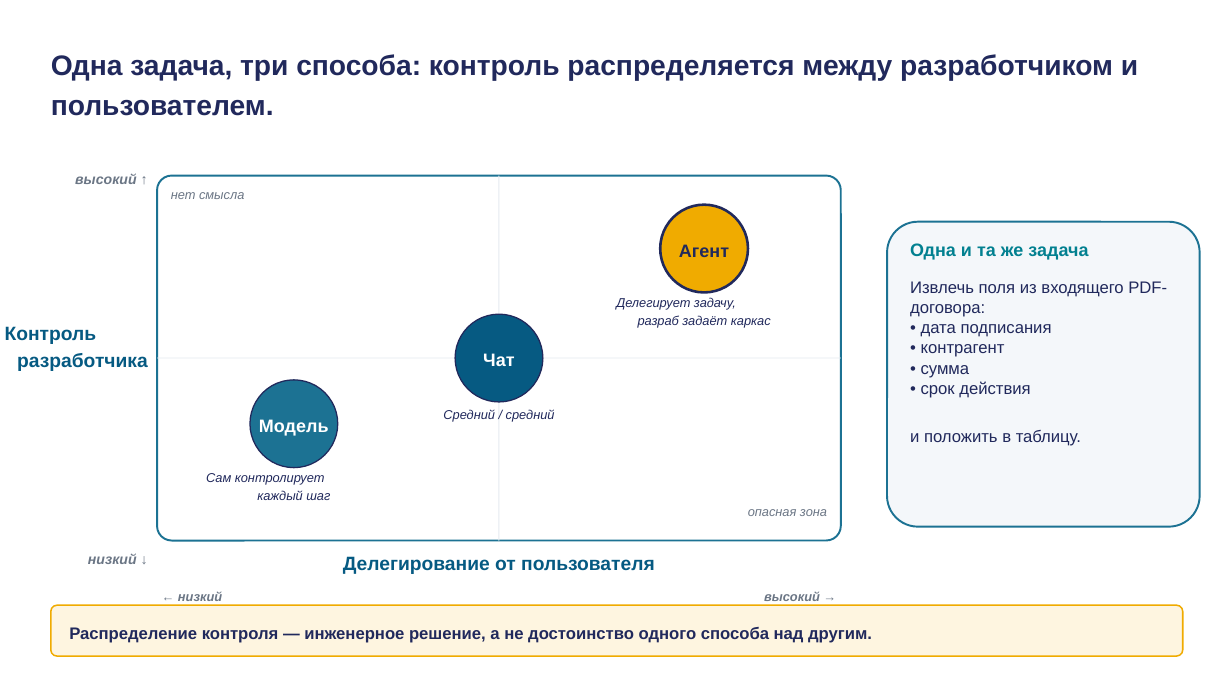
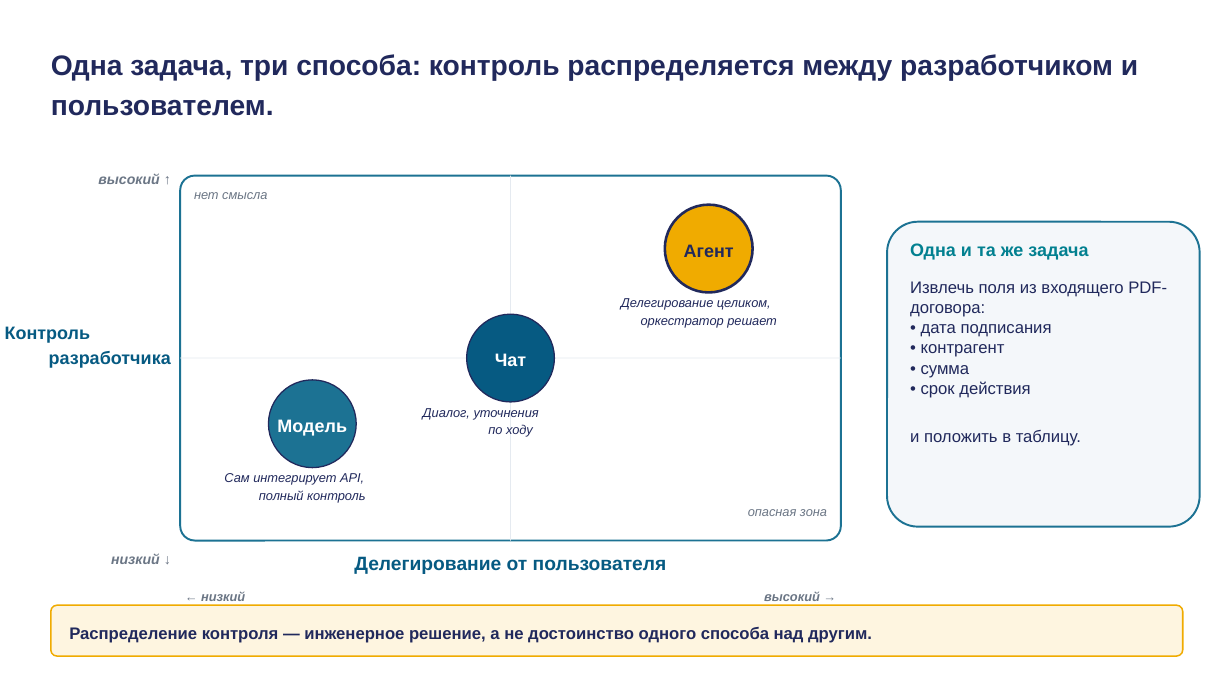
Before and after one commit to tellina-study/AI-usage-lessons, a slide deck: slide 15 of library/lectures/lec-01/rendered/lec-01.pptx. Drawn at 1232x693 pixels with LibreOffice and Linux fonts; fonts in the diff are those of the drawing. Boxes give left, top, right and bottom in pixels: in the first picture for what was removed or moved away, otherwise in the second. Text is boxed around its words. In the diff, an @@ line names an element or a change of style, - is before the commit and + after.

```diff
--- a/library/lectures/lec-01/rendered/lec-01.pptx
+++ b/library/lectures/lec-01/rendered/lec-01.pptx
@@ rounded rectangle: place and size @@
-rounded rectangle at (157,176,841,541)
+rounded rectangle at (180,176,841,541)
@@ 4 texts: place and size @@
-4 texts at (75,173,244,601)
+4 texts at (98,173,267,601)
@@ ellipse: place and size @@
-ellipse at (660,204,748,292)
+ellipse at (665,204,753,292)
@@ text "Агент": place and size @@
-text "Агент" at (679,244,729,257)
+text "Агент" at (684,244,734,257)
@@ text at (621,298,777,328): text changed @@
-Делегирует задачу,
-разраб задаёт каркас
+Делегирование целиком,
+оркестратор решает
@@ text "Контроль разработчика" at (5,326,171,368): size 15 to 14 pt @@
@@ 2 texts, 1 rectangle, 1 ellipse: place and size @@
-2 texts, 1 rectangle, 1 ellipse at (343,176,655,574)
+2 texts, 1 rectangle, 1 ellipse at (354,176,667,574)
@@ rectangle: place and size @@
-rectangle at (157,358,841,359)
+rectangle at (180,358,841,359)
@@ ellipse: place and size @@
-ellipse at (250,380,338,468)
+ellipse at (268,380,356,468)
@@ text "Модель": place and size @@
-text "Модель" at (259,419,329,436)
+text "Модель" at (277,419,347,436)
@@ text at (423,408,539,437): text changed @@
-Средний / средний
+Диалог, уточнения
+по ходу
@@ text at (224,473,366,503): text changed @@
-Сам контролирует
-каждый шаг
+Сам интегрирует API,
+полный контроль
```
Also in this commit, not shown: 19 other slides changed, 4 slides added, 3 slides removed, 29 other files.
